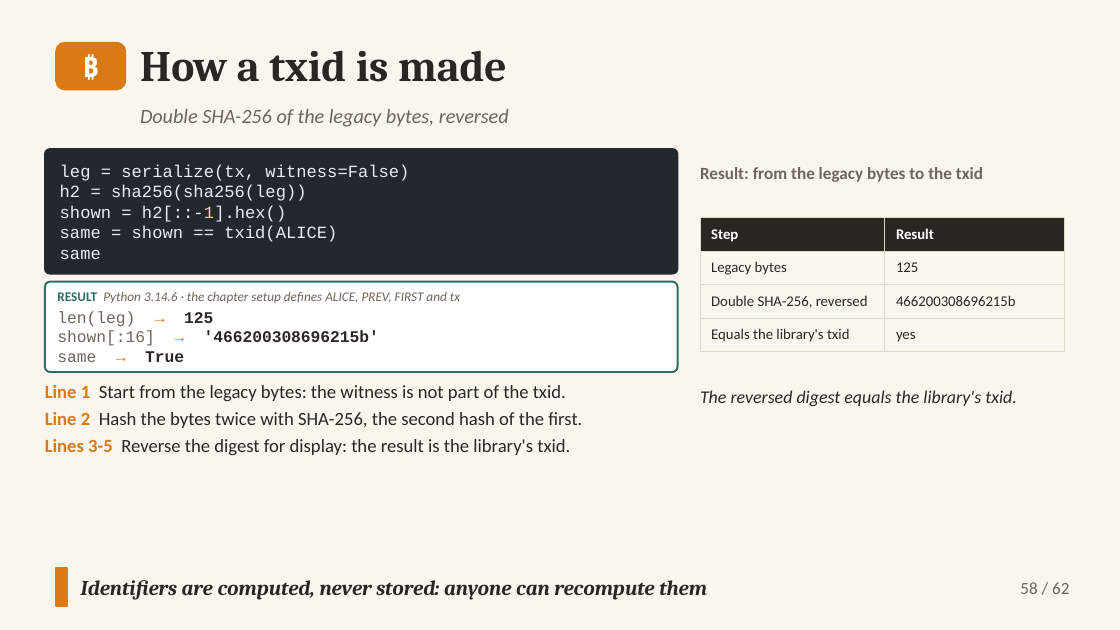
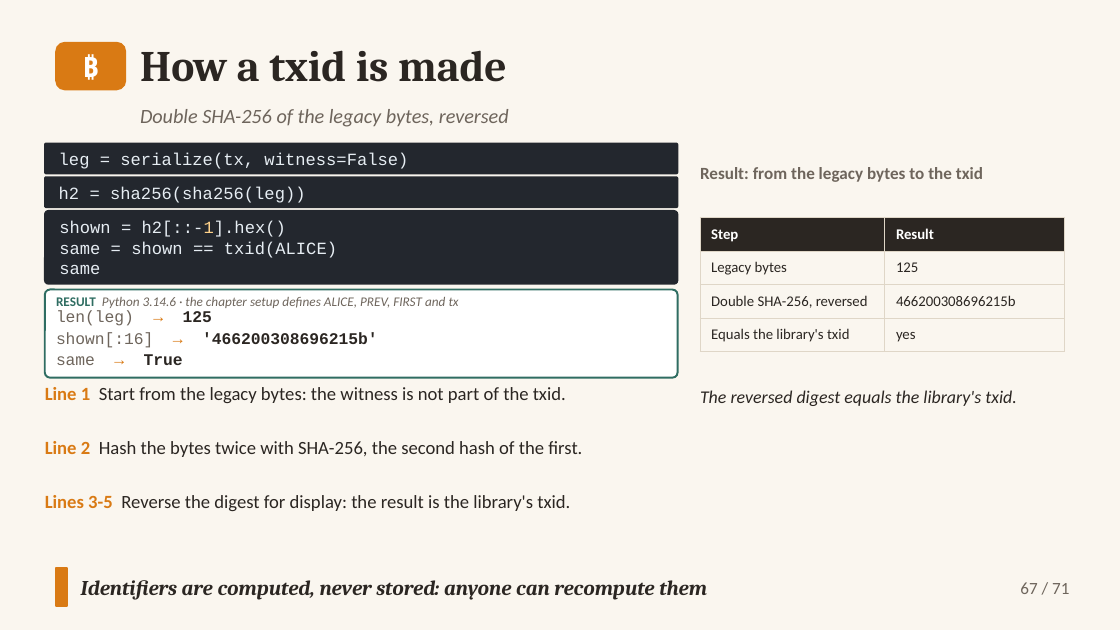
Before and after one commit to altunelyusuf/SEN0401, a slide deck: slide 67 of 03-materials/ch06/SEN0401_Ch06_Transactions_3e_v2_3_0.pptx (slide 58 before the commit). Drawn at 1120x630 pixels with LibreOffice and Linux fonts; fonts in the diff are those of the drawing. Boxes give left, top, right and bottom in pixels: in the first picture for what was removed or moved away, otherwise in the second. Text is boxed around its words. In the diff, an @@ line names an element or a change of style, - is before the commit and + after.

```diff
--- a/03-materials/ch06/SEN0401_Ch06_Transactions_3e_v2_3_0.pptx
+++ b/03-materials/ch06/SEN0401_Ch06_Transactions_3e_v2_3_0.pptx
@@ rounded rectangle "leg = serialize(tx, witness=False)": place and size @@
-rounded rectangle "leg = serialize(tx, witness=False)" at box(45, 149, 678, 273)
+rounded rectangle "leg = serialize(tx, witness=False)" at box(45, 143, 678, 174)
@@ rounded rectangle "leg = serialize(tx, witness=False)" at box(45, 143, 678, 174): proportions changed @@
@@ rounded rectangle added at box(45, 177, 678, 207), fill #23272E, outline #23272E 1 pt, 11 pt, text #E6EDF3 @@
+h2 = sha256(sha256(leg))
@@ text in rounded rectangle at box(60, 184, 337, 259): paragraphs removed @@
-h2 = sha256(sha256(leg))
-shown = h2[::-1].hex()
-same = shown == txid(ALICE)
-same
@@ rounded rectangle added at box(45, 211, 678, 283), fill #23272E, outline #23272E 1 pt, 11 pt, text #E6EDF3 @@
+shown = h2[::-1].hex()
+same = shown == txid(ALICE)
+same
@@ rounded rectangle added at box(45, 289, 678, 377), fill #FFFFFF, outline #2F6D62 1.25 pt @@
@@ text "RESULT Python 3.14.6 · the ...": place and size @@
-text "RESULT Python 3.14.6 · the ..." at box(45, 282, 678, 373)
+text "RESULT Python 3.14.6 · the ..." at box(56, 297, 459, 308)
@@ text "RESULT Python 3.14.6 · the ..." at box(56, 297, 459, 308): less space between paragraphs; vertical alignment middle to top; fill #FFFFFF to none; outline #2F6D62 1.25 pt to none @@
@@ text added at box(56, 310, 212, 326), 10.5 pt, text #6E655C @@
+len(leg) → 125
@@ text at box(57, 311, 379, 362): paragraphs removed @@
-len(leg) → 125
-shown[:16] → '466200308696215b'
-same → True
@@ text added at box(56, 332, 377, 348), 10.5 pt, text #2B2622, bold @@
+shown[:16] → '466200308696215b'
@@ text added at box(56, 354, 183, 365), 10.5 pt, text #6E655C, bold @@
+same → True
@@ text at box(45, 385, 566, 401): paragraph removed @@
-Line 1 Start from the legacy bytes: the witness is not part of the txid.
@@ text added at box(45, 387, 566, 403), 12 pt, text #2B2622 @@
+Line 1 Start from the legacy bytes: the witness is not part of the txid.
@@ text at box(45, 439, 570, 455): paragraph removed @@
-Lines 3-5 Reverse the digest for display: the result is the library's txid.
@@ text "Line 2 Hash the bytes ...": place and size @@
-text "Line 2 Hash the bytes ..." at box(45, 385, 582, 455)
+text "Line 2 Hash the bytes ..." at box(45, 441, 582, 457)
@@ text "Line 2 Hash the bytes ..." at box(45, 441, 582, 457): less space between paragraphs @@
@@ text added at box(45, 495, 570, 511), 12 pt, text #2B2622 @@
+Lines 3-5 Reverse the digest for display: the result is the library's txid.
@@ text at box(1020, 582, 1069, 594): text changed @@
-58 / 62
+67 / 71
```
Also in this commit, not shown: 61 other slides changed, 9 slides added, 14 other files.
